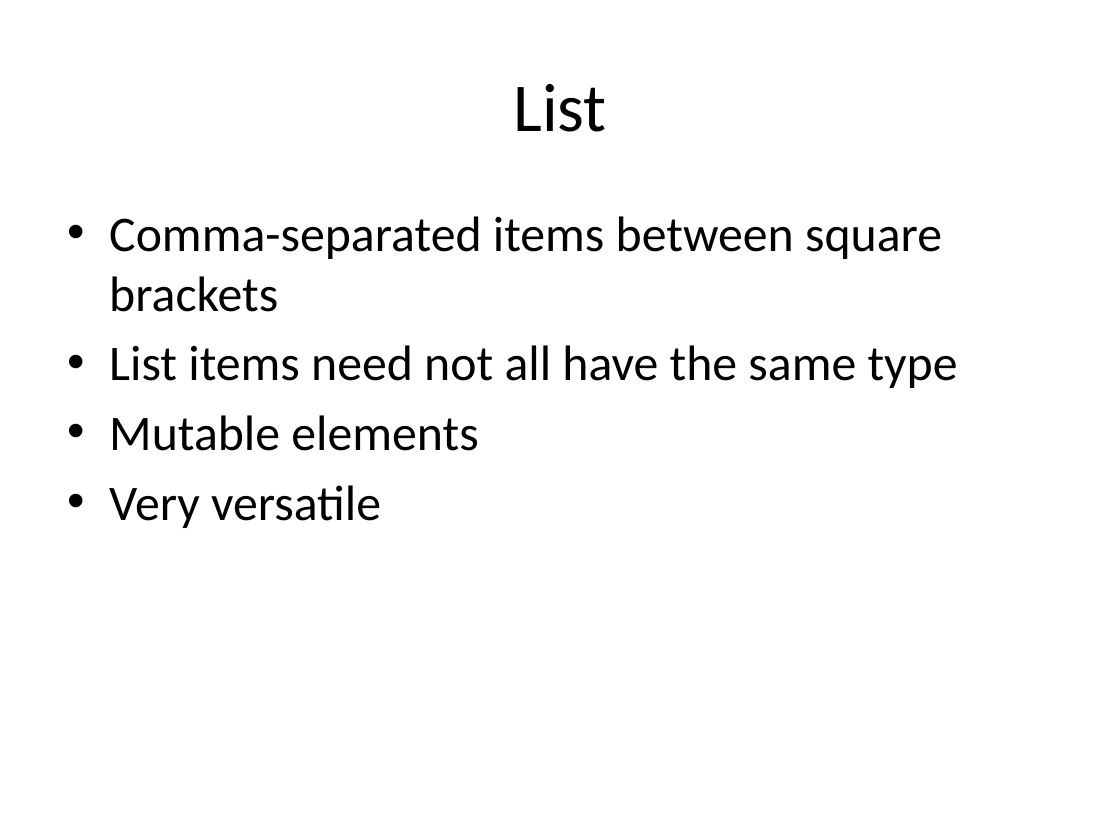
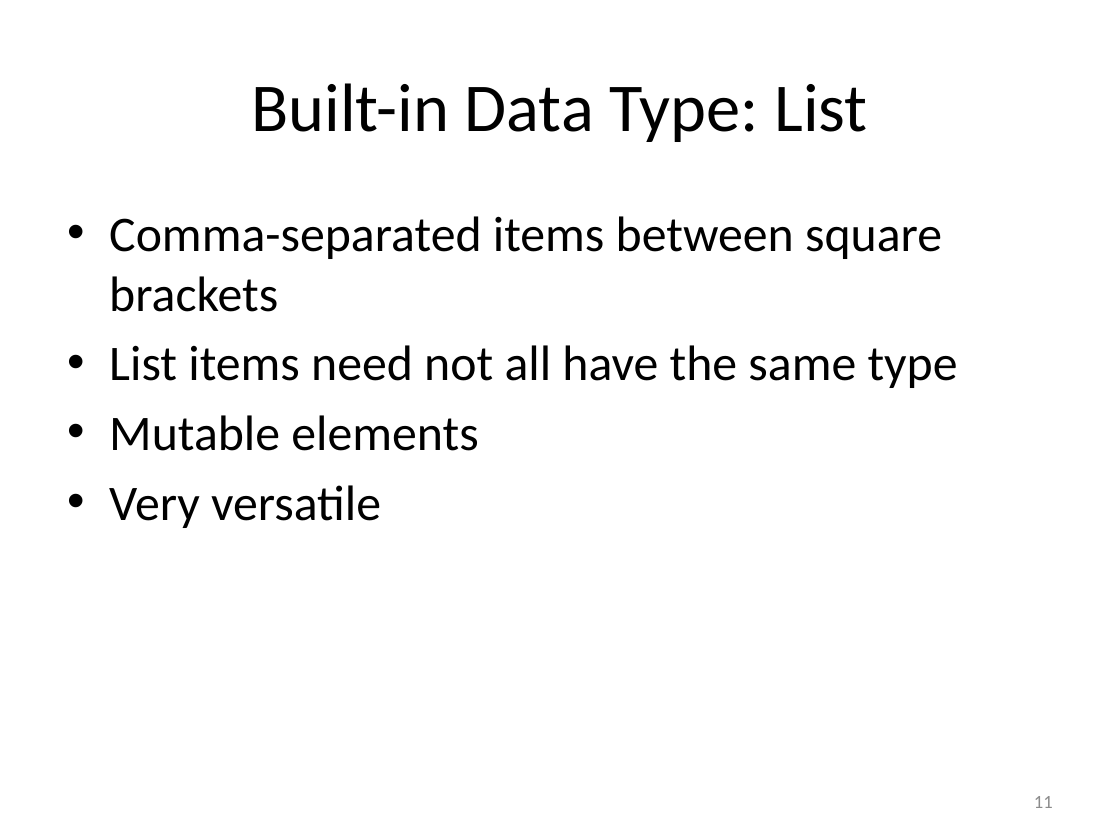
Before and after one commit to cniedotus/Python_scrape, a slide deck: slide 11 of Python Tutorial.pptx (slide 9 before the commit). Drawn at 1120x840 pixels with LibreOffice and Linux fonts; fonts in the diff are those of the drawing. Boxes give left, top, right and bottom in pixels: in the first picture for what was removed or moved away, otherwise in the second. Text is boxed around its words. In the diff, an @@ line names an element or a change of style, - is before the commit and + after.

```diff
--- a/Python Tutorial.pptx
+++ b/Python Tutorial.pptx
@@ title at <box>251,83,867,142</box>: text changed @@
-List
+Built-in Data Type: List
@@ page number added at <box>1034,796,1053,808</box>, 12 pt, text #8C8C8C @@
+11
```
Also in this commit, not shown: 24 other slides changed, 4 slides added, 6 slides removed, 4 other files.
